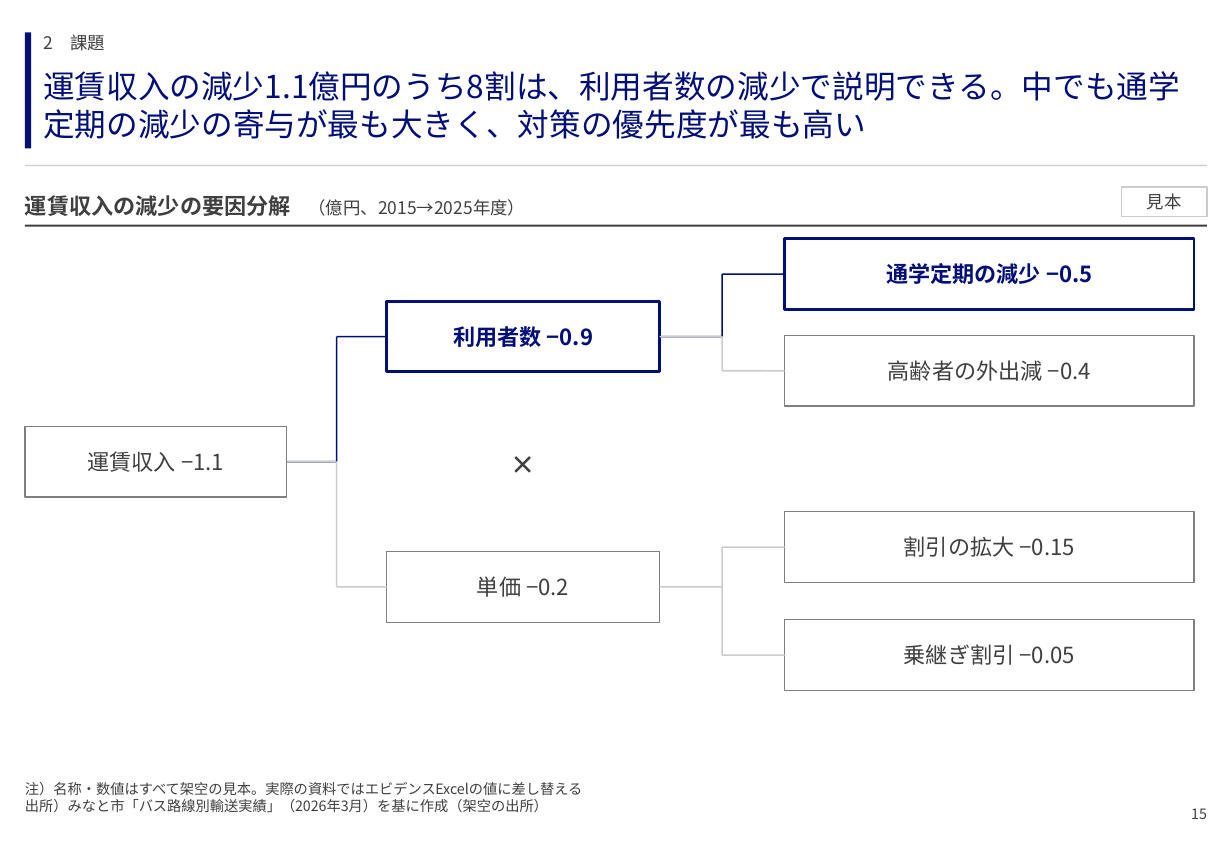
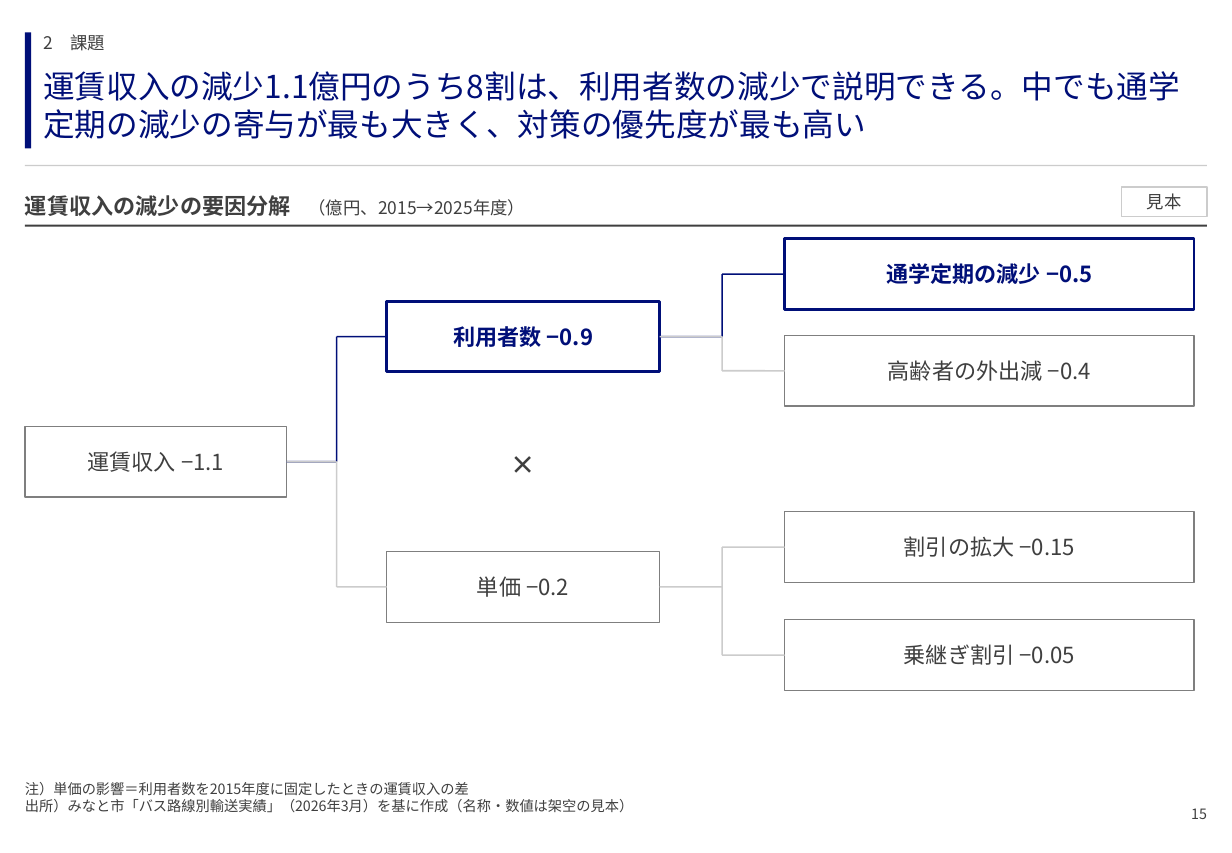
Before and after one commit to GontaHH/slide_builder, a slide deck: slide 15 of patterns/pattern-deck.pptx. Drawn at 1232x853 pixels with LibreOffice and Linux fonts; fonts in the diff are those of the drawing. Boxes give left, top, right and bottom in pixels: in the first picture for what was removed or moved away, otherwise in the second. Text is boxed around its words. In the diff, an @@ line names an element or a change of style, - is before the commit and + after.

```diff
--- a/patterns/pattern-deck.pptx
+++ b/patterns/pattern-deck.pptx
@@ text at (25, 782, 633, 813): text changed @@
-注）名称・数値はすべて架空の見本。実際の資料ではエビデンスExcelの値に差し替える
-出所）みなと市「バス路線別輸送実績」（2026年3月）を基に作成（架空の出所）
+注）単価の影響＝利用者数を2015年度に固定したときの運賃収入の差
+出所）みなと市「バス路線別輸送実績」（2026年3月）を基に作成（名称・数値は架空の見本）
```
Also in this commit, not shown: 78 other slides changed, 2 other files.
